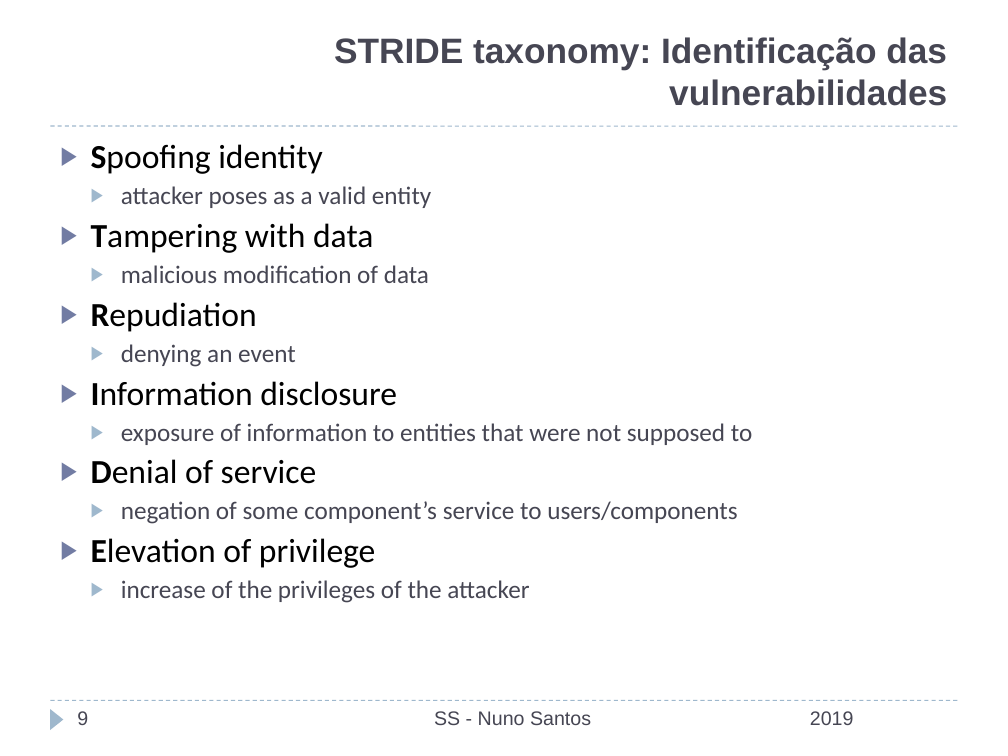
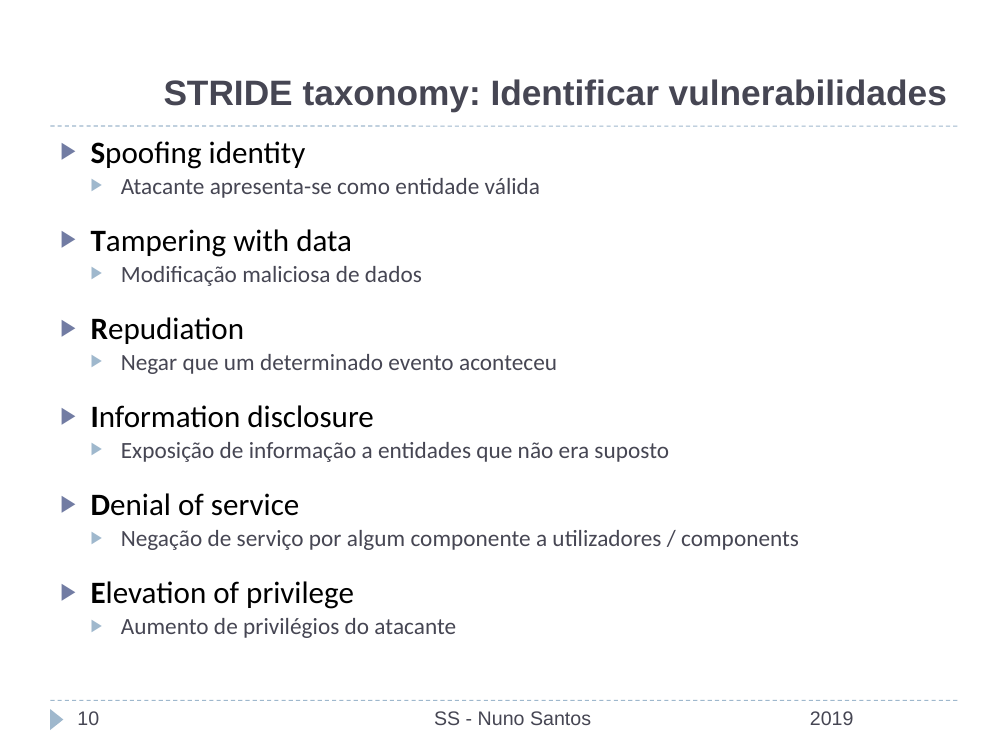
Before and after one commit to nuno-santos/acite2019, a slide deck: slide 10 of teoricas/acite2019-06-auditoria_teste.pptx (slide 9 before the commit). Drawn at 1008x756 pixels with LibreOffice and Linux fonts; fonts in the diff are those of the drawing; background and template pictures are left out. Boxes give left, top, right and bottom in pixels: in the first picture for what was removed or moved away, otherwise in the second. Text is boxed around its words. In the diff, an @@ line names an element or a change of style, - is before the commit and + after.

```diff
--- a/teoricas/acite2019-06-auditoria_teste.pptx
+++ b/teoricas/acite2019-06-auditoria_teste.pptx
@@ title at bbox=[164, 79, 947, 112]: text changed @@
-STRIDE taxonomy: Identificação das vulnerabilidades
+STRIDE taxonomy: Identificar vulnerabilidades
@@ text at bbox=[91, 141, 374, 609]: size 24 to 22.2 pt in "Spoofing identity", "Tampering with data", "Repudiation", "Information disclosure" and 2 more places; line spacing 0.9 to 0.8 @@
@@ text at bbox=[121, 178, 540, 198]: text changed; size 18 to 16.6 pt @@
-  ▶ attacker poses as a valid entity
+  ▶ Atacante apresenta-se como entidade válida
@@ text at bbox=[121, 266, 422, 286]: text changed; size 18 to 16.6 pt @@
-  ▶ malicious modification of data
+  ▶ Modificação maliciosa de dados
@@ text at bbox=[121, 354, 557, 374]: text changed; size 18 to 16.6 pt @@
-  ▶ denying an event
+  ▶ Negar que um determinado evento aconteceu
@@ text at bbox=[121, 442, 669, 462]: text changed; size 18 to 16.6 pt @@
-  ▶ exposure of information to entities that were not supposed to
+  ▶ Exposição de informação a entidades que não era suposto
@@ text at bbox=[121, 530, 799, 550]: text changed; size 18 to 16.6 pt @@
-  ▶ negation of some component’s service to users/components
+  ▶ Negação de serviço por algum componente a utilizadores / components
@@ text at bbox=[121, 618, 456, 638]: text changed; size 18 to 16.6 pt @@
-  ▶ increase of the privileges of the attacker
+  ▶ Aumento de privilégios do atacante
@@ page number at bbox=[77, 711, 99, 725]: text changed @@
-9
+10
```
Also in this commit, not shown: 16 other slides changed, 2 slides added, 2 slides removed, 2 other files.
